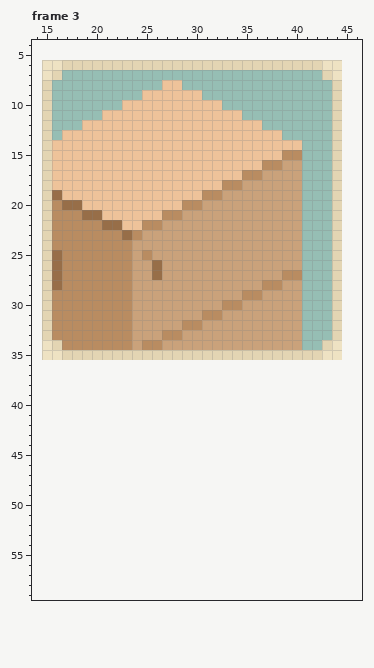
A pixel-art file gets an edit: Assets/Sprites/Environment/Options/Furniture/.FridgeOption.aseprite. Above: the version before the commit.
30x30 pixels, 3 frames. Shown: frame 3: x 14..46, y 4..59. The old version is drawn lined up with the new one, on the new canvas. The commit also changed other frames, which this record leaves out.
Once edited:
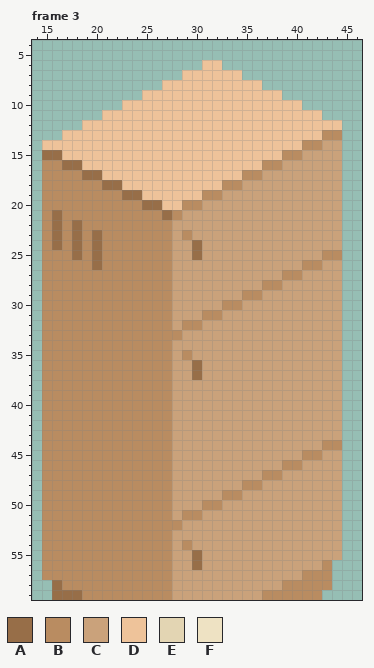
Palette (. is transparent): A #976e48  B #b98c61  C #caa27b  D #eec39a  E #e3d5b3  F #eee2c3
Difference:
canvas 30x30 -> 60x60, the old top-left corner now at 15,6
Frame 3:
y 6: x 15..44 FFEEEEEEEEEEEEEEEEEEEEEEEEEEFF -> ................DD............
y 7: x 15..16 FE -> ..; x 29..34 ...... -> DDDDDD; x 43..44 EF -> ..
y 8: x 15 E -> .; x 29..36 ........ -> DDDDDDDD; x 44 E -> .
y 9: x 15 E -> .; x 31..38 ........ -> DDDDDDDD; x 44 E -> .
y 10: x 15 E -> .; x 33..40 ........ -> DDDDDDDD; x 44 E -> .
y 11: x 15 E -> .; x 35..42 ........ -> DDDDDDDD; x 44 E -> .
y 12: x 15 E -> .; x 37..44 .......E -> DDDDDDDD
y 13: x 15 E -> .; x 39..44 .....E -> DDDDBB
y 14: x 15 E -> D; x 41..44 ...E -> BBCC
y 15: x 15..16 ED -> AA; x 41..44 ...E -> CCCC
y 16: x 15..18 EDDD -> BBAA; x 41..44 ...E -> CCCC
y 17: x 15..20 EDDDDD -> BBBBAA; x 41..44 ...E -> CCCC
y 18: x 15..22 EDDDDDDD -> BBBBBBAA; x 41..44 ...E -> CCCC
y 19: x 15..24 EADDDDDDDD -> BBBBBBBBAA; x 41..44 ...E -> CCCC
y 20: x 15 E -> B; x 17..26 AADDDDDDDD -> BBBBBBBBAA; x 41..44 ...E -> CCCC
y 21: x 15..16 EB -> BA; x 19..27 AADDDDDDB -> BBBBBBBBA; x 41..44 ...E -> CCCC
y 22: x 15..16 EB -> BA; x 18 B -> A; x 21..24 AADD -> BBBB; x 27 C -> B; x 41..44 ...E -> CCCC
y 23: x 15..16 EB -> BA; x 18 B -> A; x 20 B -> A; x 23 A -> B; x 25..27 CCC -> BBB; x 29 C -> B; x 41..44 ...E -> CCCC
y 24: x 15..16 EB -> BA; x 18 B -> A; x 20 B -> A; x 24..27 CCCC -> BBBB; x 30 C -> A; x 41..44 ...E -> CCCC
y 25: x 15..16 EA -> BB; x 18 B -> A; x 20 B -> A; x 24 C -> B; x 26..27 CC -> BB; x 30 C -> A; x 41..44 ...E -> CCBB
y 26: x 15..16 EA -> BB; x 20 B -> A; x 24..27 CCAC -> BBBB; x 41..44 ...E -> BBCC
y 27: x 15..16 EA -> BB; x 24..27 CCAC -> BBBB; x 41..44 ...E -> CCCC
y 28: x 15..16 EA -> BB; x 24..27 CCCC -> BBBB; x 41..44 ...E -> CCCC
y 29..32: x 15 E -> B; x 24..27 CCCC -> BBBB; x 41..44 ...E -> CCCC
y 33: x 15 E -> B; x 24..26 CCC -> BBB; x 41..44 ...E -> CCCC
y 34: x 15..16 FE -> BB; x 24 C -> B; x 27 C -> B; x 41..44 ..EF -> CCCC
y 35: x 15..44 FFEEEEEEEEEEEEEEEEEEEEEEEEEEFF -> BBBBBBBBBBBBBCBCCCCCCCCCCCCCCC
y 36..37: x 15..44 .............................. -> BBBBBBBBBBBBBCCACCCCCCCCCCCCCC
y 38..43: x 15..44 .............................. -> BBBBBBBBBBBBBCCCCCCCCCCCCCCCCC
y 44: x 15..44 .............................. -> BBBBBBBBBBBBBCCCCCCCCCCCCCCCBB
y 45: x 15..44 .............................. -> BBBBBBBBBBBBBCCCCCCCCCCCCCBBCC
y 46: x 15..44 .............................. -> BBBBBBBBBBBBBCCCCCCCCCCCBBCCCC
y 47: x 15..44 .............................. -> BBBBBBBBBBBBBCCCCCCCCCBBCCCCCC
y 48: x 15..44 .............................. -> BBBBBBBBBBBBBCCCCCCCBBCCCCCCCC
y 49: x 15..44 .............................. -> BBBBBBBBBBBBBCCCCCBBCCCCCCCCCC
y 50: x 15..44 .............................. -> BBBBBBBBBBBBBCCCBBCCCCCCCCCCCC
y 51: x 15..44 .............................. -> BBBBBBBBBBBBBCBBCCCCCCCCCCCCCC
y 52: x 15..44 .............................. -> BBBBBBBBBBBBBBCCCCCCCCCCCCCCCC
y 53: x 15..44 .............................. -> BBBBBBBBBBBBBCCCCCCCCCCCCCCCCC
y 54: x 15..44 .............................. -> BBBBBBBBBBBBBCBCCCCCCCCCCCCCCC
y 55: x 15..44 .............................. -> BBBBBBBBBBBBBCCACCCCCCCCCCCCCC
y 56: x 15..43 ............................. -> BBBBBBBBBBBBBCCACCCCCCCCCCCCB
y 57: x 15..43 ............................. -> BBBBBBBBBBBBBCCCCCCCCCCCCCBBB
y 58: x 16..43 ............................ -> ABBBBBBBBBBBCCCCCCCCCCCBBBBB
y 59: x 16..42 ........................... -> AAABBBBBBBBBCCCCCCCCCBBBBBB
Where, in picture pixels (left, top, right, bottom), the same in both pictures:
changed: (42, 60, 342, 600)
